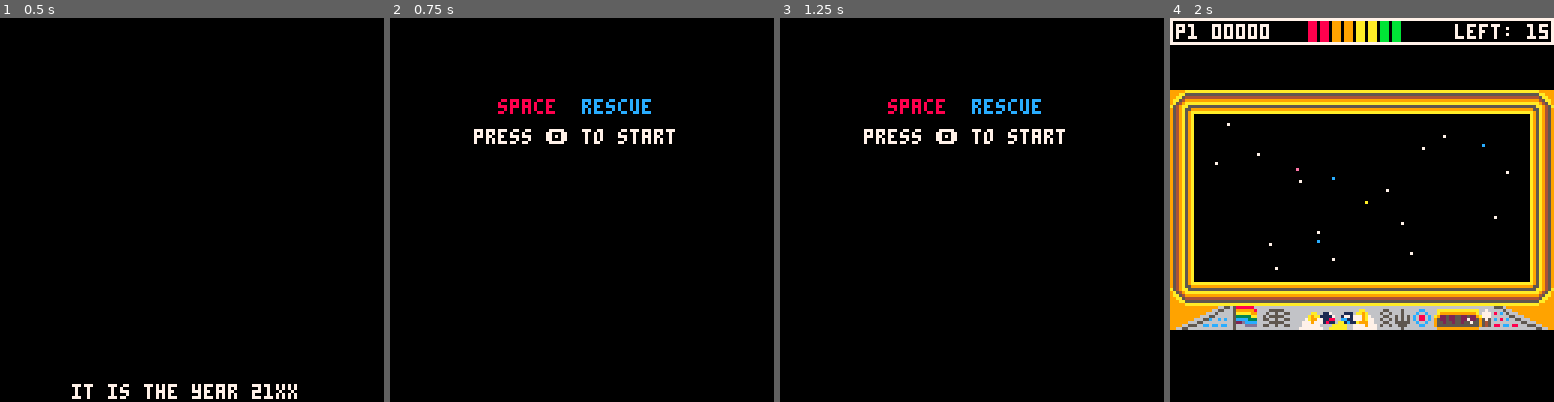
Above: before the commit, frames 1-4 (left to right).
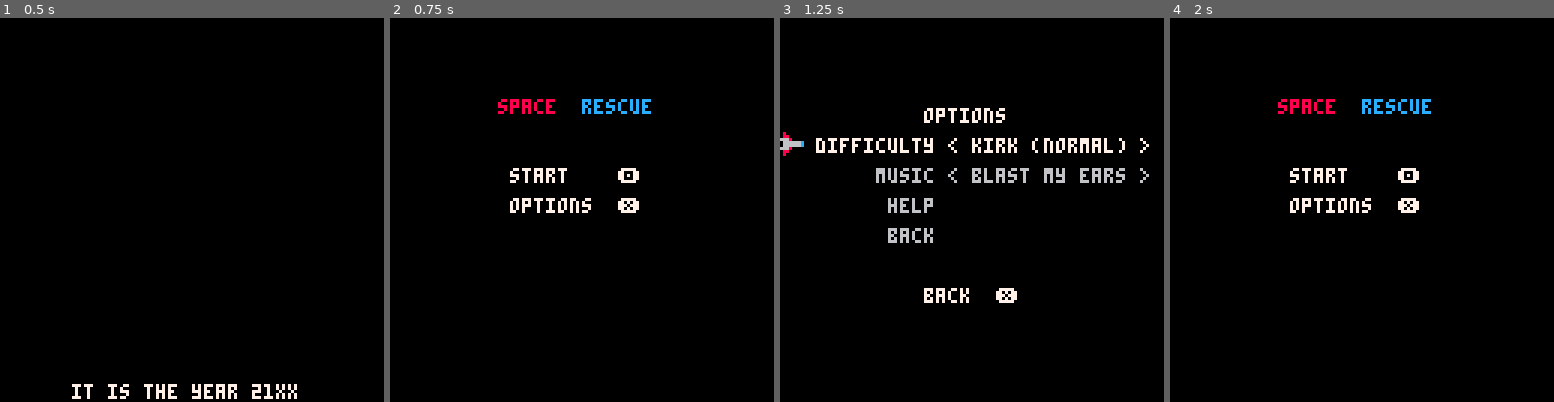
Above: after the commit, the same moments.

Repository: nsatragno/pico8-carts
Game: PICO-8 cartridge space_rescue.p8
Two runs of this game, one before a commit and one after it. Both use one fixed random seed, a clock stepped at 60 frames per second and the inputs below.
Inputs:
- Up to frame 1 (0.5 s): tap X (X key) at 0.33 s
- Up to frame 2 (0.75 s): tap O (Z key) at 0.7 s
- Up to frame 3 (1.25 s): tap X (X key) at 1.07 s
- Up to frame 4 (2 s): hold Right from 1.6 s (still down); tap O (Z key) at 1.7 s; tap X (X key) at 1.85 s

Frame 1 is identical in both runs. In frame 2, 1.8% of the frame differs, in the area x 21-75%, y 28-51%; in frame 3, 4.9%; in frame 4, 29%, in the area x 0-100%, y 0-82%.

Commit message:
Add options menu.

Diff:
--- a/space_rescue.p8
+++ b/space_rescue.p8
@@ -180,7 +180,7 @@
 
 function _init()
  -- reserve channels 1, 2 and 3 for music
- music(-1, 0, 14)
+ if music_on then music(-1, 0, 14) end
  game_over_messages = {
   "hahaha, git good scrub",
   "you suuuuuuuck",
@@ -255,6 +255,9 @@
 end
 
 function restart()
+ -- difficulty goes 0, 1, 2
+ difficulty = 1
+ music_on = true
  current_message = nil
  current_message_color = nil
  message_timer = 0
@@ -529,7 +532,52 @@
  if state == "menu" then
   if btnp(🅾️) then
    state = "alive"
-   music(0)
+   if music_on then music(0) end
+  end
+  if btnp(❎) then
+   state = "options"
+   selected_option = 1
+  end
+  return
+ end
+
+ if state == "options" then
+  if btnp(🅾️) or btnp(➡️) or btnp(⬅️) then
+   if selected_option == 1 then
+    -- difficulty
+    if btnp(⬅️) then
+     difficulty -= 1
+    else
+     difficulty += 1
+    end
+    difficulty %= 3
+   end
+   if selected_option == 2 then
+    -- music
+    music_on = not music_on
+   end
+   if selected_option == 3 then
+    -- help
+    state = "help"
+   end
+   if selected_option == 4 then
+    -- help
+    state = "menu"
+   end
+  elseif btnp(❎) then
+   state = "menu"
+  elseif btnp(⬇️) then
+   selected_option += 1
+  elseif btnp(⬆️) then
+   selected_option -= 1
+  end
+  selected_option = mid(1, selected_option, 4)
+  return
+ end
+
+ if state == "help" then
+  if btnp(🅾️) or btnp(❎) then
+   state = "options"
   end
   return
  end
@@ -537,7 +585,7 @@
  if state == "next level" then
   if btnp(🅾️) then
    level += 1
-   music(0)
+   if music_on then music(0) end
    start()
    state = "alive"
   end
@@ -547,7 +595,7 @@
  if state == "game over" then
   if btnp(🅾️) then
    start()
-   music(0)
+   if music_on then music(0) end
    score = 0
    state = "alive"
   end
@@ -1270,7 +1318,8 @@
 end
 
 function print_menu(color)
- print(center("press 🅾️ to start"), 0, 37, color)
+ print(center("start    🅾️"), 0, 50, color)
+ print(center("options  ❎"), 0, 60, color)
 end
 
 function radar_x(x)
@@ -1292,6 +1341,65 @@
   print("         space  ", 0, 27, 8)
   print("                rescue", 0, 27, 12)
   print_menu(7)
+  return
+ end
+
+ -- options menu
+ if state == "options" then
+  print(center("options"), 0, 30, 7)
+  local options = { "   difficulty",
+                    "        music",
+                    "         help",
+                    "         back" }
+  if difficulty == 0 then
+   options[1] = options[1].." < zapp   (easy) >"
+  elseif difficulty == 1 then
+   options[1] = options[1].." < kirk (normal) >"
+  elseif difficulty == 2 then
+   options[1] = options[1].." < joker  (hard) >"
+  end
+
+  if music_on then
+   options[2] = options[2].." < blast my ears >"
+  else
+   options[2] = options[2].." <      off      >"
+  end
+
+  for i = 1, #options do
+   local c = 6
+   if i == selected_option then
+    c = 7
+    spr(1, 0, 28 + i * 10)
+   end
+   print(options[i], 0, 30 + i * 10, c)
+  end
+
+  print(center("back  ❎"), 0, 30 + (#options + 2) * 10, 7)
+  return
+ end
+
+ -- help menu
+ if state == "help" then
+  print("mission:", 8)
+  print(" rescue all stranded astronauts\n", 7)
+  print("controls:", 12)
+  print(" ⬆️ ⬇️ thrusters", 7)
+  print(" ⬅️ ➡️ maneuver", 7)
+  print(" 🅾️    fire", 7)
+  print(" ❎    radar\n", 7)
+  print("radar:", 10)
+  pset(3, 62, 10)
+  print("  your ship", 7)
+  pset(3, 68, 7)
+  print("  astronaut", 7)
+  pset(3, 74, 12)
+  print("  shield energy recharge", 7)
+  pset(3, 80, 14)
+  print("  power-up", 7)
+  pset(3, 86, 8)
+  print("  existential threat\n\n", 7)
+
+  print(center("❎ | 🅾️ back", 7))
   return
  end
 
